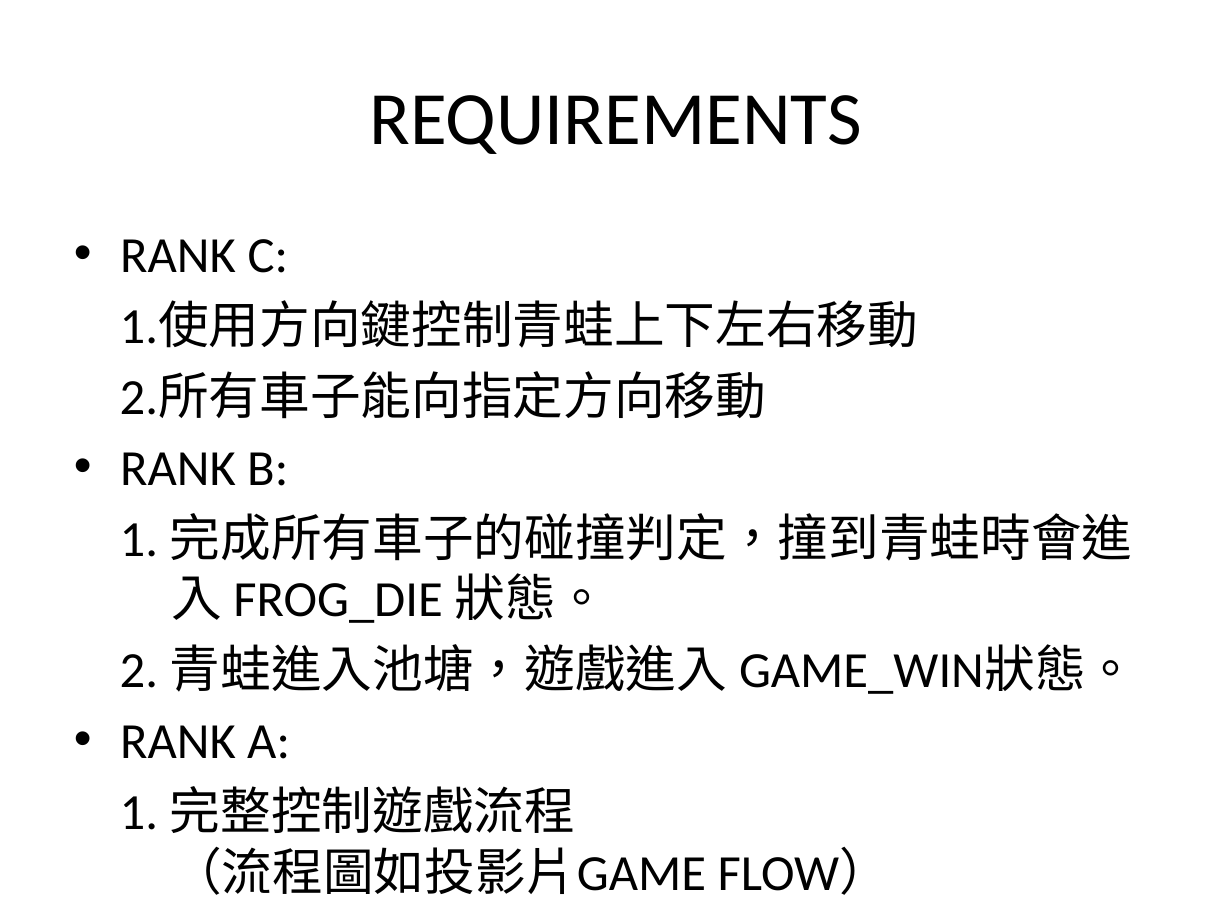
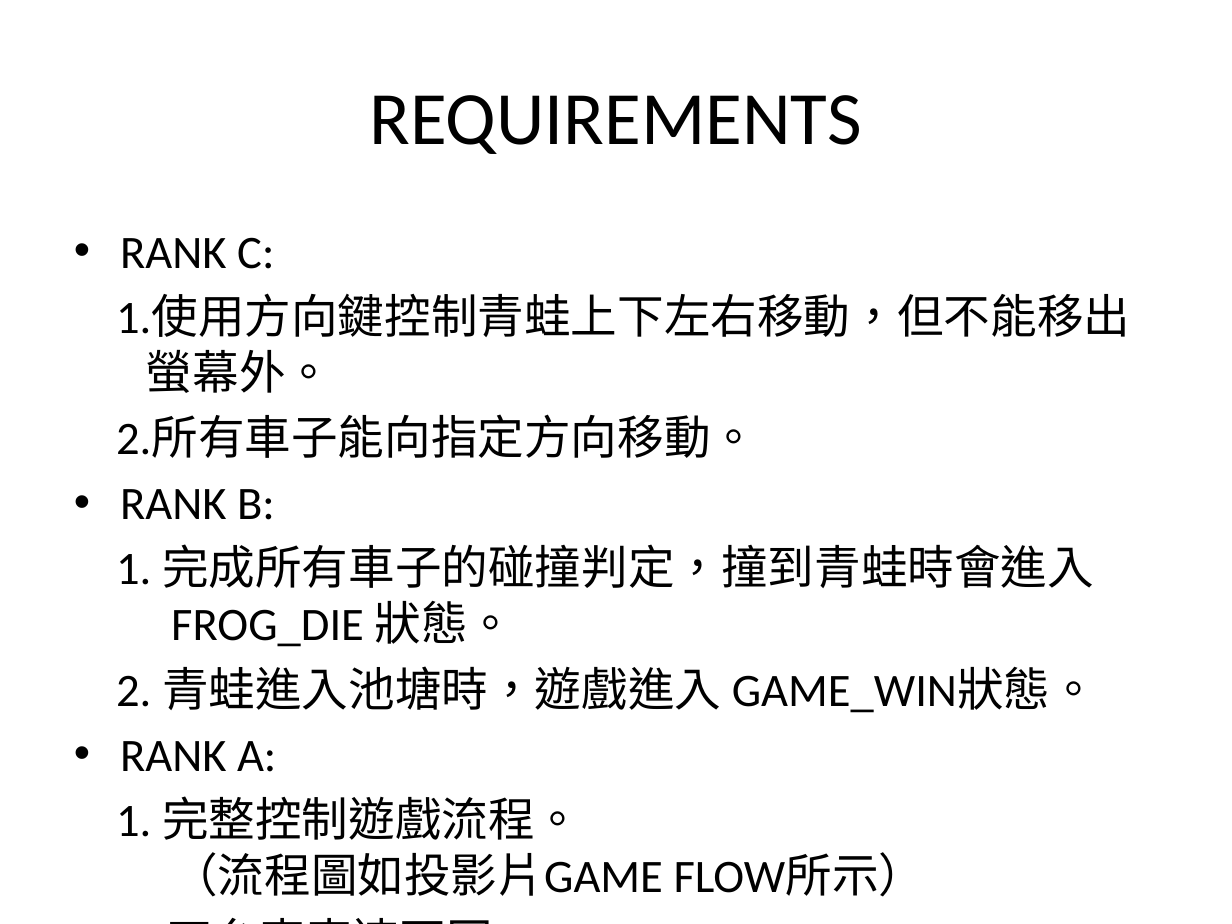
Before and after one commit to zu5462/assign2, a slide deck: slide 3 of assign2.pptx. Drawn at 1232x924 pixels with LibreOffice and Linux fonts; fonts in the diff are those of the drawing. Boxes give left, top, right and bottom in pixels: in the first picture for what was removed or moved away, otherwise in the second. Text is boxed around its words. In the diff, an @@ line names an element or a change of style, - is before the commit and + after.

```diff
--- a/assign2.pptx
+++ b/assign2.pptx
@@ text at <box>116,237,1094,772</box>: size 29.6 to 27.2 pt in "RANK C:", "RANK B:", "1. 完成所有車子的碰撞判定，撞到青蛙時會進入 FROG_DIE 狀態。", "RANK A:" @@
@@ text at <box>116,294,1130,458</box>: text changed; size 29.6 to 27.2 pt @@
-1.使用方向鍵控制青蛙上下左右移動
-2.所有車子能向指定方向移動
+1.使用方向鍵控制青蛙上下左右移動，但不能移出螢幕外。
+2.所有車子能向指定方向移動。
@@ text at <box>116,666,1097,713</box>: text changed; size 29.6 to 27.2 pt @@
-2. 青蛙進入池塘，遊戲進入 GAME_WIN狀態。
+2. 青蛙進入池塘時，遊戲進入 GAME_WIN狀態。
@@ text at <box>116,796,926,897</box>: text changed; size 29.6 to 27.2 pt @@
-1. 完整控制遊戲流程
-（流程圖如投影片GAME FLOW）
+1. 完整控制遊戲流程。
+（流程圖如投影片GAME FLOW所示）
+2. 四台車車速不同。
```
Also in this commit, not shown: 4 other slides changed, 2 other files.
